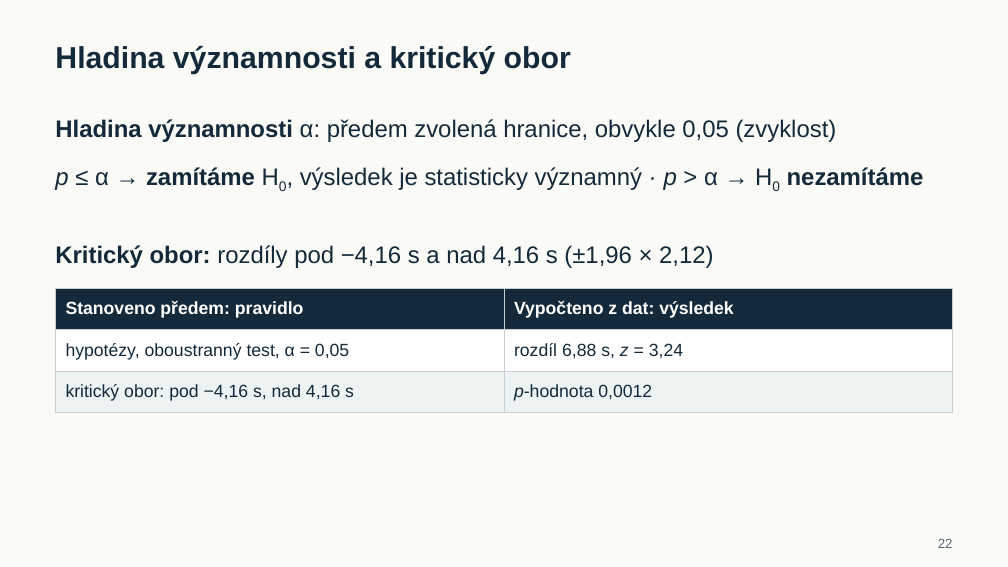
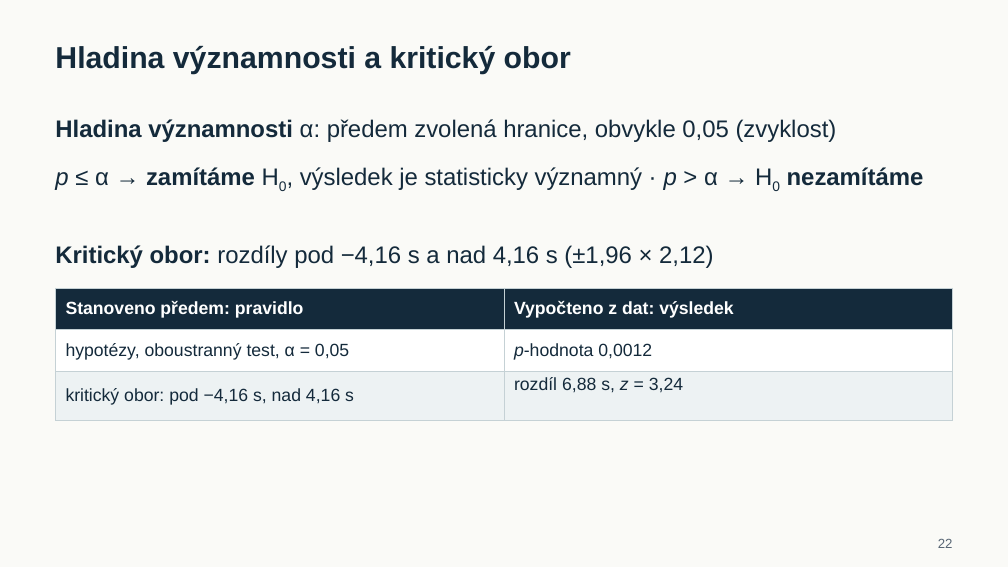
Before and after one commit to reckak/statistics-for-psychology, a slide deck: slide 22 of presentations/kapitola_06_vyberove_rozdeleni_a_testovani.pptx. Drawn at 1008x567 pixels with LibreOffice and Linux fonts; fonts in the diff are those of the drawing. Boxes give left, top, right and bottom in pixels: in the first picture for what was removed or moved away, otherwise in the second. Text is boxed around its words. In the diff, an @@ line names an element or a change of style, - is before the commit and + after.

```diff
--- a/presentations/kapitola_06_vyberove_rozdeleni_a_testovani.pptx
+++ b/presentations/kapitola_06_vyberove_rozdeleni_a_testovani.pptx
@@ table at [56,288,953,421] @@
-row 2, column 2: rozdíl 6,88 s, z = 3,24
+row 2, column 2: p-hodnota 0,0012
-row 3, column 2: p-hodnota 0,0012
+row 3, column 2: rozdíl 6,88 s, z = 3,24
```
Also in this commit, not shown: 2 other files.
